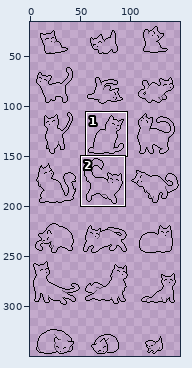
File history of a sprite sheet, sprites/lineart.png. The picture above shows the old version from afar; the outline marks the close-up.
Close-up. The starting point:
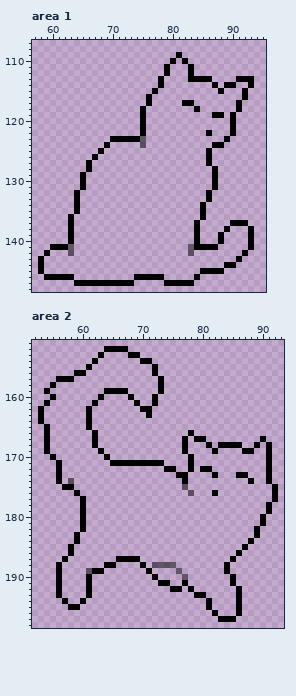
The file is 150x350 pixels. Colours within 5 levels of each other are drawn and written as one. Shown: area 1: x 57..95, y 107..148; area 2: x 52..93, y 151..198. The wide view leaves out empty margins. The commit also changed other parts of the picture, which this record leaves out.
After:
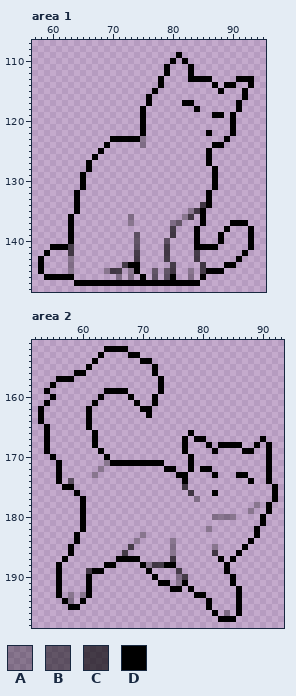
Palette (. is transparent): A #0000004e  B #00000080  C #000000a6  D #000000
Diff:
{"where": "area 1"}
{"y":123,"x":75,"old":"B","new":"A"}
{"y":124,"x":75,"old":"B","new":"A"}
{"y":134,"x":85,"old":"D.","new":"CD"}
{"y":135,"x":83,"old":"..","new":"AC"}
{"y":136,"x":73,"old":".","new":"A"}
{"y":136,"x":82,"old":"..","new":"AC"}
{"y":137,"x":73,"old":".","new":"A"}
{"y":137,"x":80,"old":"..","new":"AB"}
{"y":137,"x":84,"old":"D.","new":".D"}
{"y":138,"x":80,"old":".","new":"C"}
{"y":139,"x":74,"old":".","new":"B"}
{"y":139,"x":80,"old":".","new":"C"}
{"y":140,"x":74,"old":".","new":"B"}
{"y":140,"x":79,"old":".","new":"B"}
{"y":141,"x":63,"old":"B","new":"C"}
{"y":141,"x":74,"old":".","new":"B"}
{"y":141,"x":79,"old":".","new":"C"}
{"y":141,"x":83,"old":"B","new":"."}
{"y":142,"x":63,"old":"B","new":"C"}
{"y":142,"x":74,"old":".","new":"C"}
{"y":142,"x":79,"old":".","new":"C"}
{"y":142,"x":83,"old":"B.","new":".C"}
{"y":143,"x":63,"old":".","new":"A"}
{"y":143,"x":74,"old":".","new":"C"}
{"y":143,"x":79,"old":".","new":"C"}
{"y":143,"x":84,"old":".","new":"C"}
{"y":144,"x":63,"old":".","new":"A"}
{"y":144,"x":72,"old":"...","new":"CDD"}
{"y":144,"x":80,"old":".","new":"C"}
{"y":144,"x":85,"old":".","new":"C"}
{"y":145,"x":63,"old":".","new":"A"}
{"y":145,"x":69,"old":"...","new":"ACC"}
{"y":145,"x":73,"old":"..","new":"AD"}
{"y":145,"x":77,"old":".","new":"B"}
{"y":145,"x":79,"old":"..","new":"BC"}
{"y":145,"x":83,"old":".","new":"A"}
{"y":145,"x":85,"old":"D","new":"C"}
{"y":146,"x":71,"old":".","new":"A"}
{"y":146,"x":73,"old":".D","new":"A."}
{"y":146,"x":76,"old":"DDD..","new":".B.BD"}
{"y":146,"x":83,"old":".D.","new":"A.D"}
{"y":147,"x":74,"old":".....","new":"DDDDD"}
{"y":147,"x":84,"old":".","new":"D"}
{"where": "area 2"}
{"y":171,"x":64,"old":".","new":"A"}
{"y":172,"x":63,"old":".","new":"A"}
{"y":173,"x":62,"old":".","new":"A"}
{"y":175,"x":77,"old":"B","new":"C"}
{"y":176,"x":78,"old":"B","new":"C"}
{"y":177,"x":79,"old":".","new":"A"}
{"y":178,"x":89,"old":".","new":"A"}
{"y":179,"x":88,"old":".","new":"A"}
{"y":180,"x":82,"old":"....","new":"AAAA"}
{"y":182,"x":81,"old":".","new":"A"}
{"y":183,"x":70,"old":".","new":"A"}
{"y":184,"x":69,"old":".","new":"A"}
{"y":184,"x":75,"old":".","new":"A"}
{"y":185,"x":68,"old":".","new":"C"}
{"y":185,"x":75,"old":".","new":"A"}
{"y":185,"x":82,"old":".","new":"A"}
{"y":186,"x":67,"old":".","new":"C"}
{"y":186,"x":75,"old":".","new":"A"}
{"y":186,"x":82,"old":".","new":"C"}
{"y":187,"x":75,"old":".","new":"C"}
{"y":187,"x":83,"old":".","new":"D"}
{"y":188,"x":71,"old":".BBBB","new":"ACCDD"}
{"y":189,"x":61,"old":"B","new":"C"}
{"y":189,"x":76,"old":"B","new":"C"}
{"y":190,"x":76,"old":".B","new":"AC"}
{"y":191,"x":76,"old":".","new":"A"}
{"y":193,"x":58,"old":".","new":"A"}
{"y":193,"x":60,"old":".","new":"A"}
{"y":194,"x":58,"old":".","new":"A"}
{"y":196,"x":84,"old":".","new":"A"}
{"label":"changed","picture_box":[140,136,146,148]}
{"label":"changed","picture_box":[104,202,212,286]}
{"label":"changed","picture_box":[68,244,74,274]}
{"label":"added","picture_box":[92,460,110,478]}
{"label":"changed","picture_box":[122,484,260,586]}
{"label":"changed","picture_box":[86,568,92,574]}
{"label":"added","picture_box":[68,592,86,604]}
{"label":"added","picture_box":[224,610,230,616]}
